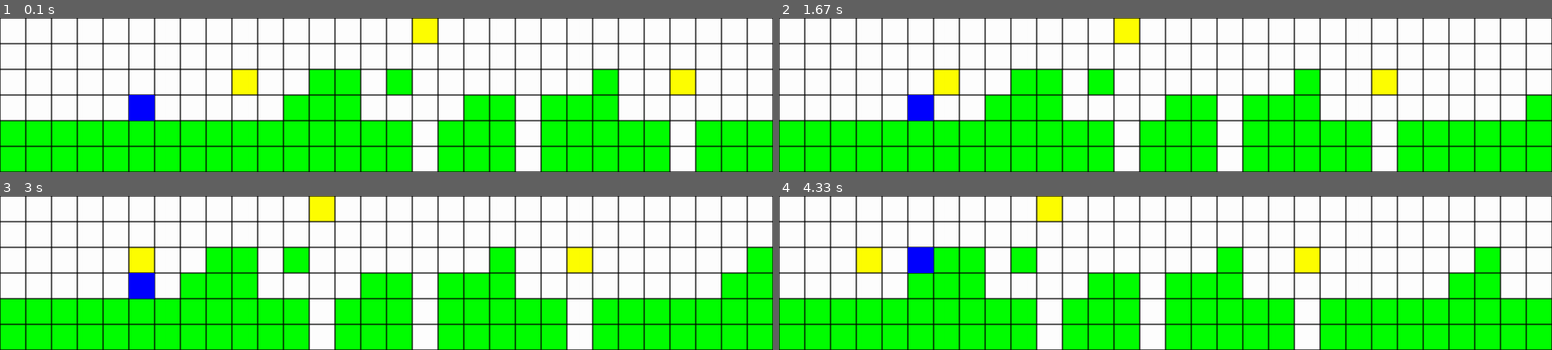
Above: before the commit, frames 1-4 (two rows, left to right).
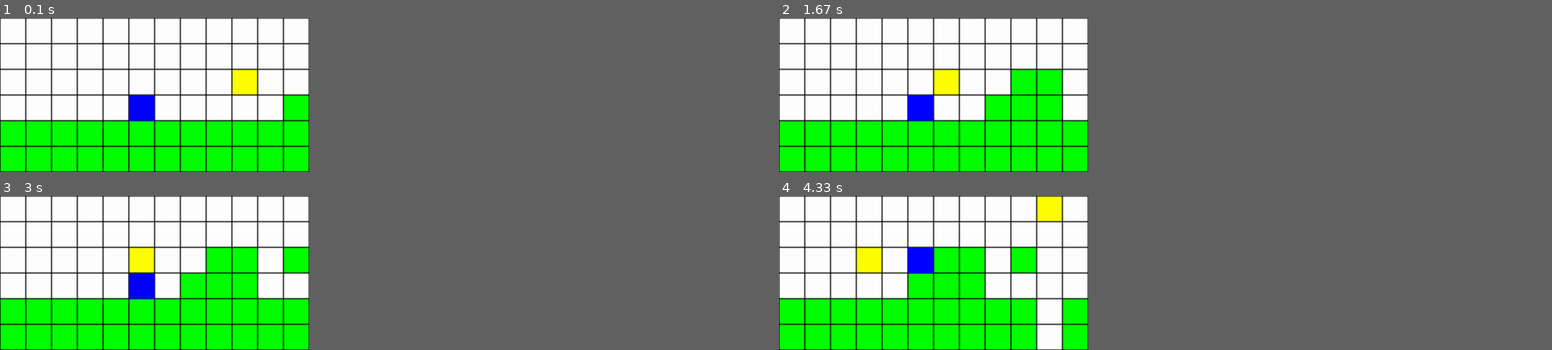
Above: after the commit, the same moments.

Repository: H4znow/marioBrossGame
Game: pygame game, started from game.py
Two runs of this game, one before a commit and one after it. Both use one fixed random seed, a clock stepped at 60 frames per second and the inputs below.
Inputs:
- Up to frame 1 (0.1 s): no input
- Up to frame 2 (1.67 s): hold Right 0.33-0.8 s; hold Up 0.83-1.13 s
- Up to frame 3 (3 s): hold Right 2.07-2.7 s
- Up to frame 4 (4.33 s): hold Up 3.23-3.53 s; hold Up from 4.07 s (still down)
In our replay, the window is 900x180 before the commit and 360x180 after it. These sizes can differ from the game's own. Grey fills any space a smaller window leaves; there, only what the larger window draws over its background counts as a difference.

The runs differ from the first frame. In frame 1, 29% of the frame differs, in the area x 40-100%, y 0-100%; in frame 2, 27%; in frame 3, 28%; in frame 4, 28%.

Commit message:
🏗️ Change of location for gravity call

Diff:
--- a/game.py
+++ b/game.py
@@ -2,7 +2,7 @@
 import pygame
 
 # Window dimensions
-WIDTH, HEIGHT = 1500, 300
+WIDTH, HEIGHT = 600, 300
 # Grid dimensions
 ROWS, COLS = 6, 75
 # Size of each cell
@@ -93,25 +93,27 @@
     if player_pos[0] < ROWS - 1 and grid[player_pos[0] + 1][player_pos[1]] == 0:
         player_pos[0] += 1
 
+        apply_gravity()
+
 # Main loop
 while running:
     window.fill(WHITE)  # Fill the background with white
     draw_grid()         # Draw the grid and the player
     pygame.display.update()
 
-    apply_gravity()
-
     if (in_jump):
         player_pos_before = [player_pos[0], player_pos[1]]
 
         # Downward diagonal
-        move_player(1, 0)
+        move_player(1, 1)
 
         if player_pos[0] != player_pos_before[0] or player_pos[1] != player_pos_before[1]:
             pygame.time.wait(200)
 
         in_jump = False
         last_time = time.time()
+
+        apply_gravity()
     elif (time.time() - last_time > 0.2):
         last_time = time.time()
         # Event management
@@ -125,6 +127,7 @@
             if event.type == pygame.KEYDOWN:
                 if event.key == pygame.K_RIGHT: # Move to the right
                     move_player(1, 0)
+                    apply_gravity()
                 elif event.key == pygame.K_UP: # Jump
                     in_jump = True
 
